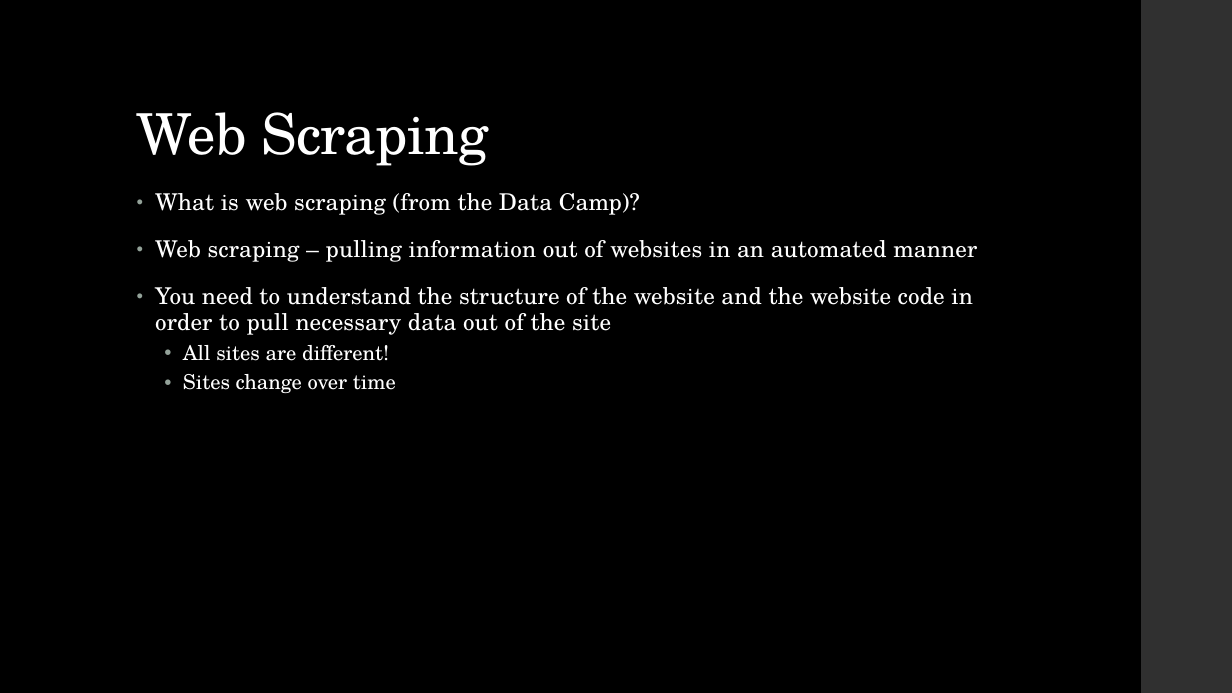
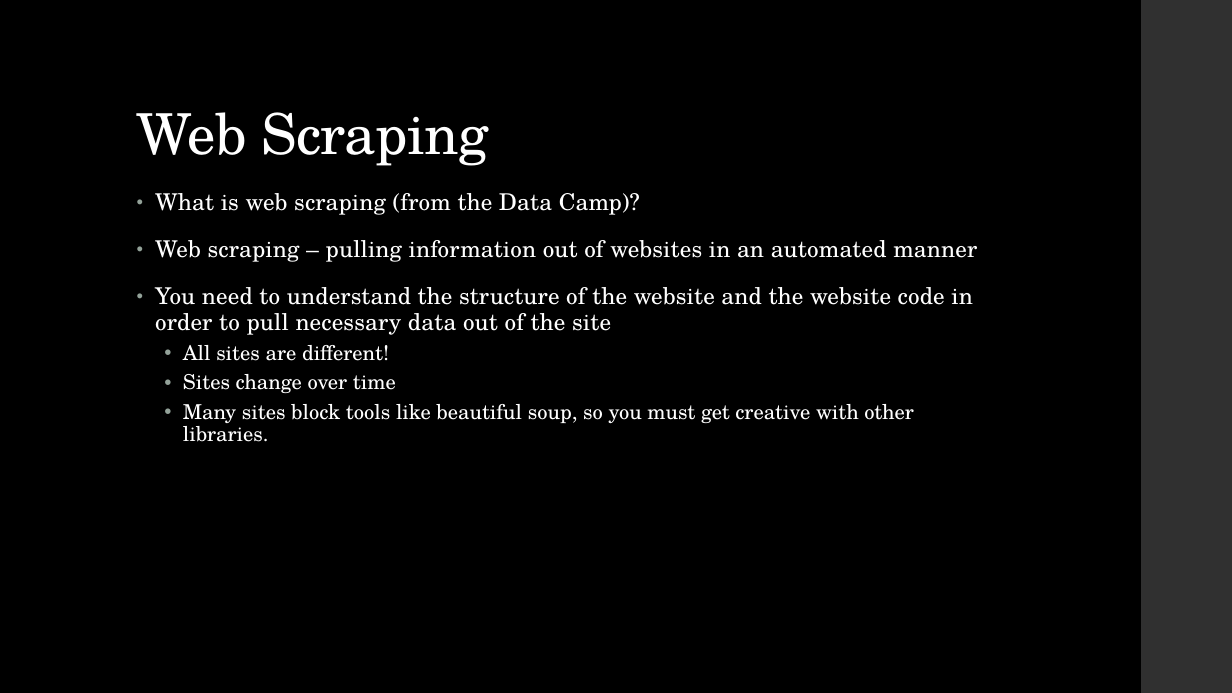
Before and after one commit to LaunchCoderGirlSTL/Data-Science-Assignments, a slide deck: slide 5 of course_material/week_22/week_22_presentation.pptx. Drawn at 1232x693 pixels with LibreOffice and Linux fonts; fonts in the diff are those of the drawing. Boxes give left, top, right and bottom in pixels: in the first picture for what was removed or moved away, otherwise in the second. Text is boxed around its words. In the diff, an @@ line names an element or a change of style, - is before the commit and + after.

Commit message:
webscraping ppt update

```diff
--- a/course_material/week_22/week_22_presentation.pptx
+++ b/course_material/week_22/week_22_presentation.pptx
@@ text at [183, 404, 914, 442]: paragraph added @@
+  • Many sites block tools like beautiful soup, so you must get creative with other libraries.
```
Also in this commit, not shown: 1 other file.
